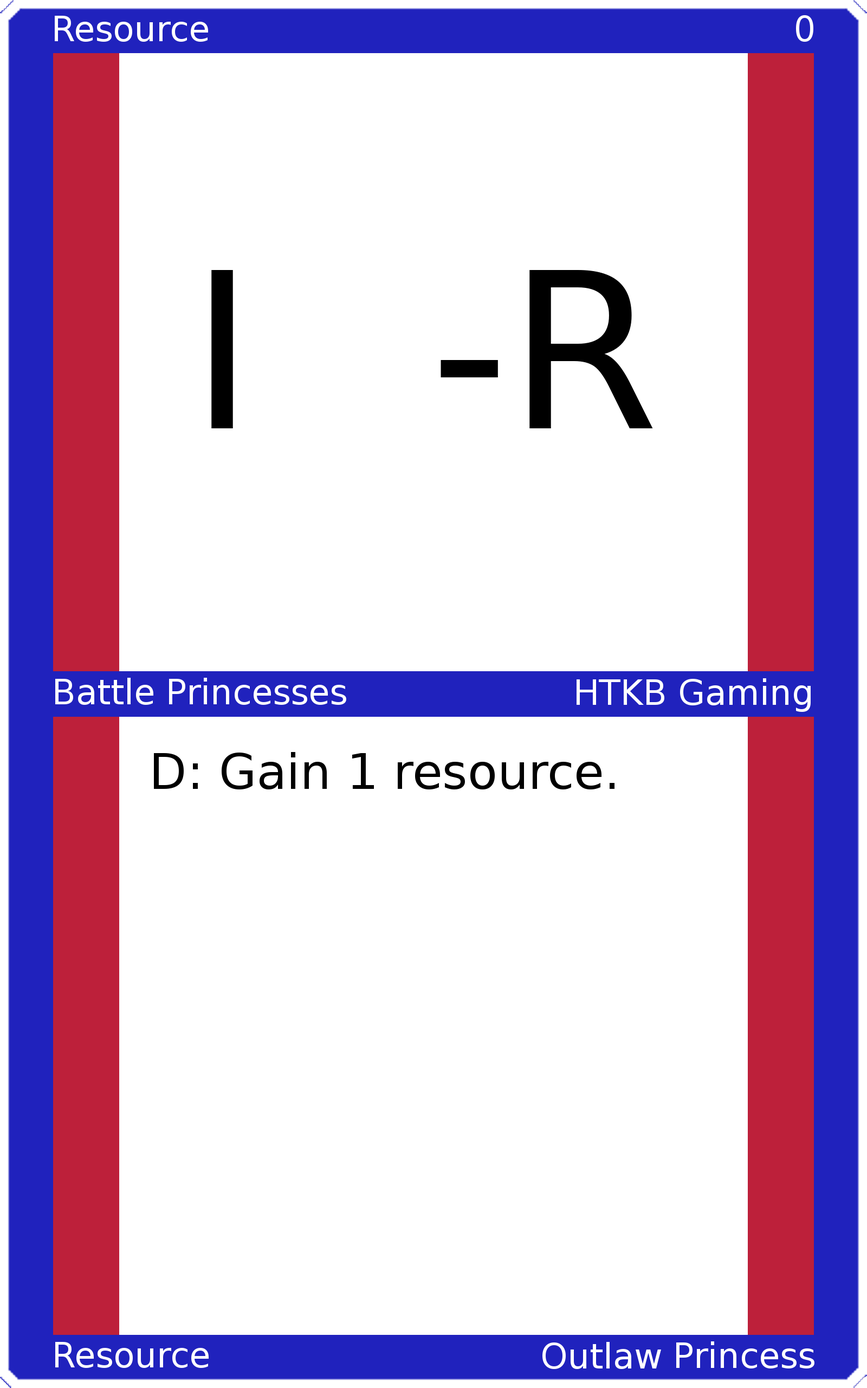
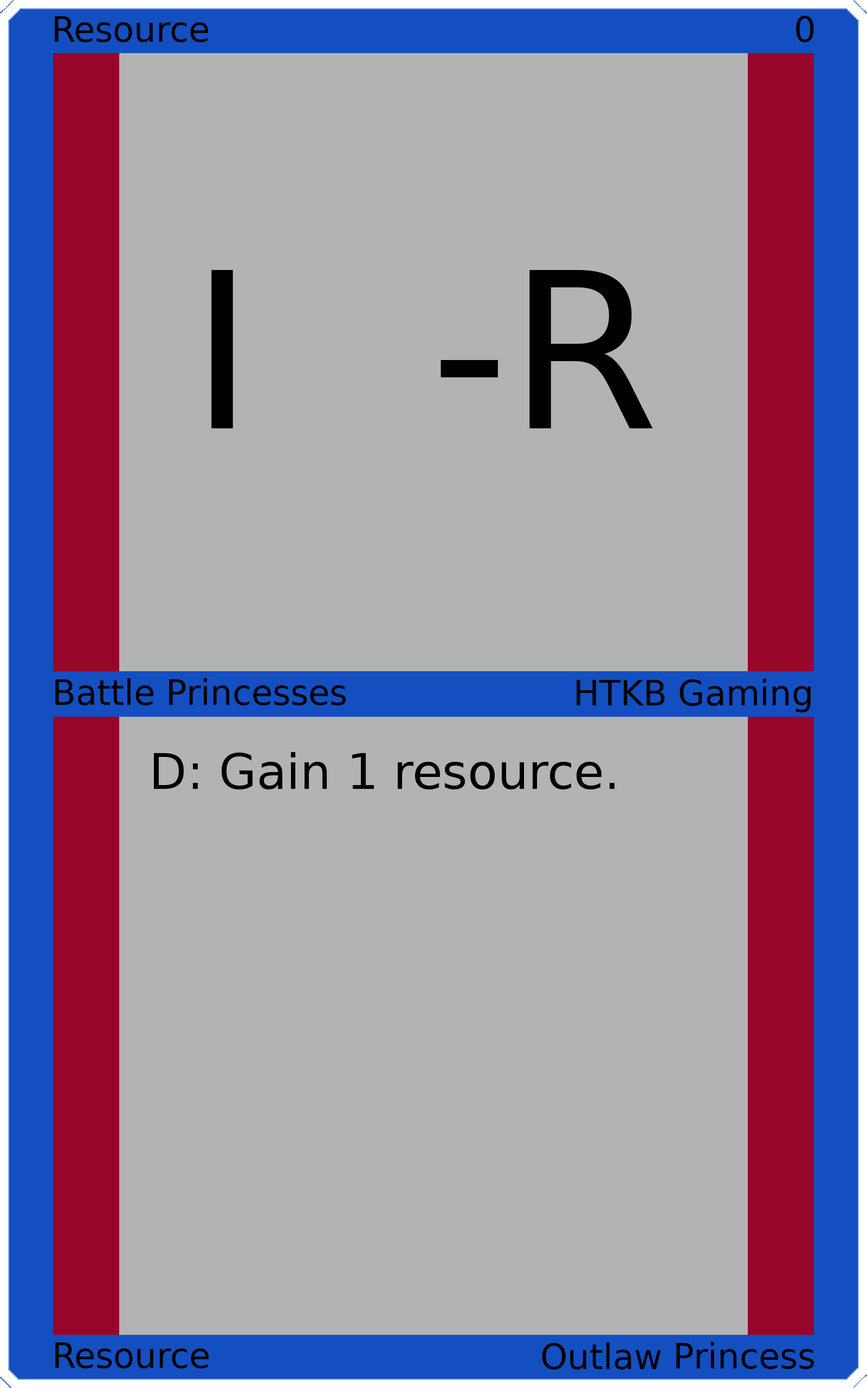
Before/after of a 867×1388 layered artwork. What changed in the layer stack:
painted on "Upper Left" over [54, 15, 209, 43]
painted on "Upper Right" over [796, 15, 815, 43]
painted on "Mid Left" over [55, 677, 347, 706]
painted on "Mid Right" over [576, 678, 811, 713]
painted on "Bottom Left" over [55, 1341, 209, 1369]
painted on "Bottom Right" over [542, 1340, 815, 1370]
painted on "Border" over [0, 0, 867, 1388]
painted on "Top Background" over [119, 52, 748, 673]
painted on "Bottom Background" over [119, 715, 748, 1336]
painted on "Background" over [35, 35, 832, 1352]
